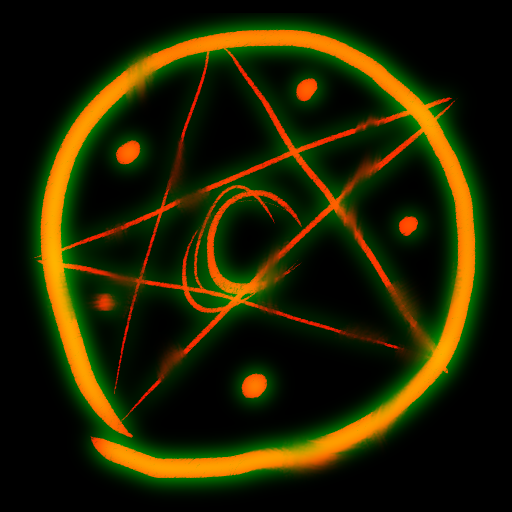
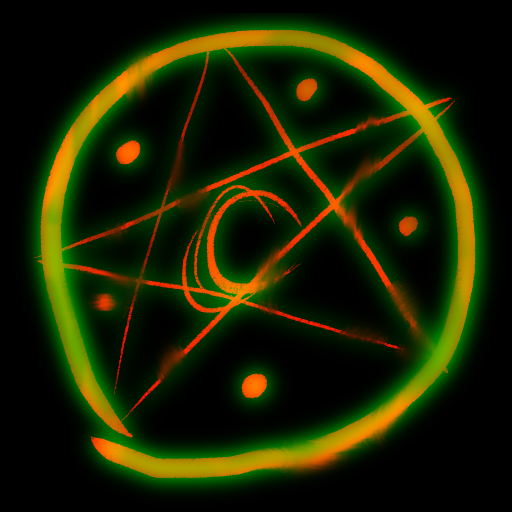
Comparing the layer stacks of the two (512, 512) images. Changes:
painted on "Copy of Paint Layer 1" (1st of 2, in "Group 3") over [32, 29, 476, 478]
